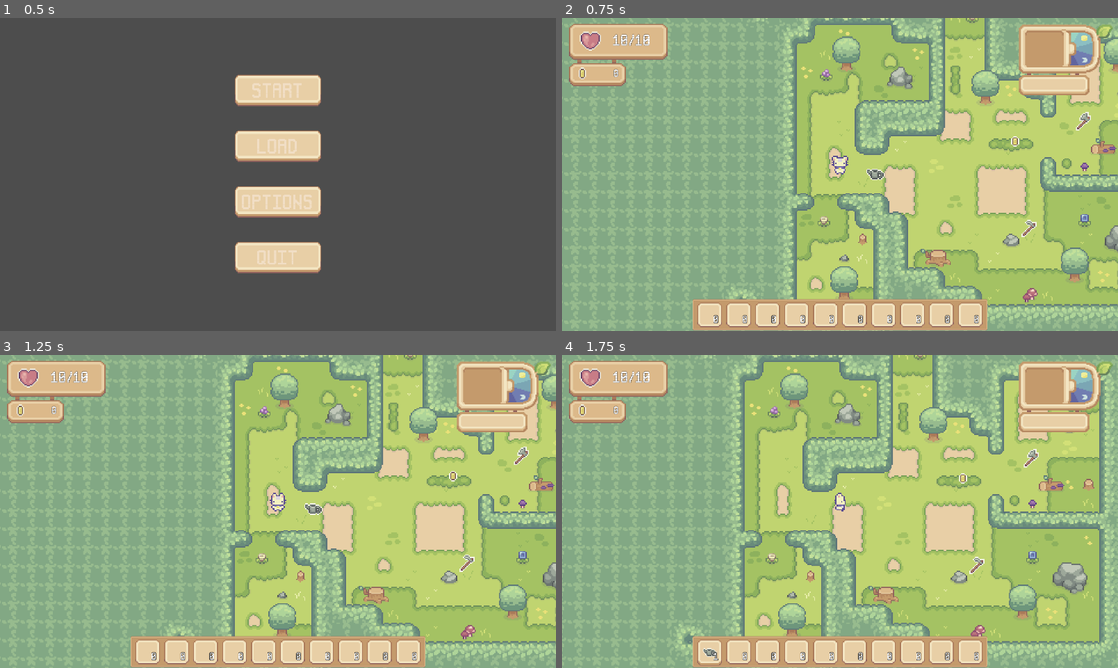
Above: before the commit, frames 1-4 (two rows, left to right).
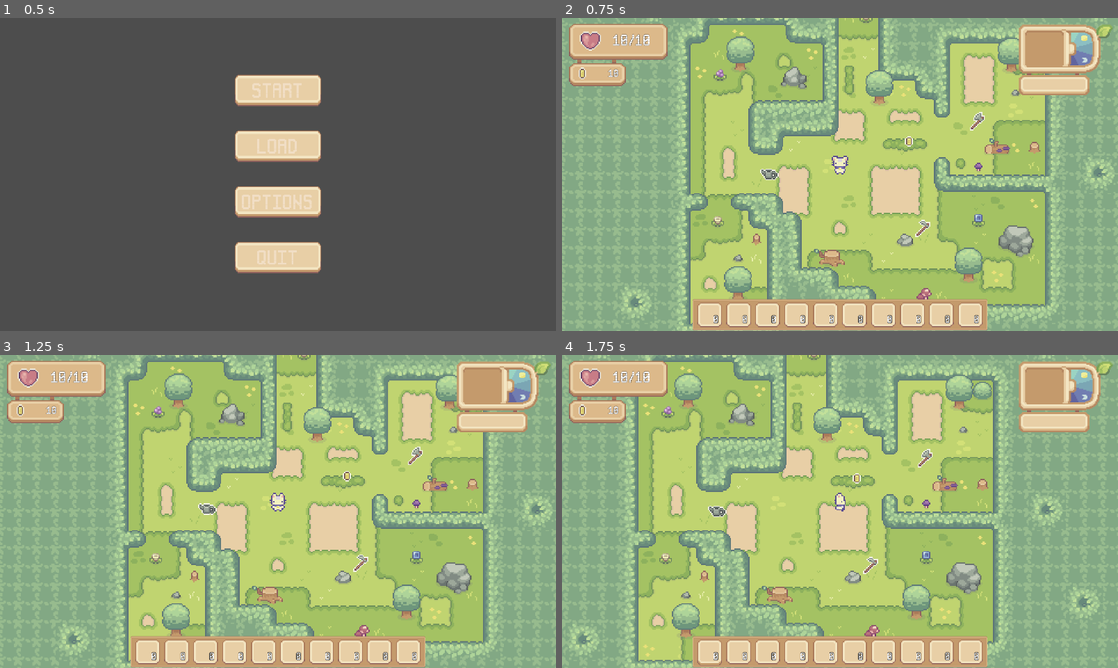
Above: after the commit, the same moments.

Repository: Tyler-Posella/Celestial-Horizons
Game: Godot game, scene res://Scenes/Game.tscn
Two runs of this game, one before a commit and one after it. Both use one fixed random seed, a clock stepped at 60 frames per second and the inputs below.
Inputs (mouse positions are in pixels of both pictures, inside the frame that each line leads up to):
- Up to frame 1 (0.5 s): no input
- Up to frame 2 (0.75 s): click "Load" at 0.5 s
- Up to frame 3 (1.25 s): no input
- Up to frame 4 (1.75 s): move the mouse to (712, 652) at 1.27 s; hold D (right) from 1.28 s (still down); tap 0 (0) at 1.35 s; click (712, 652) at 1.42 s; tap 1 (1) at 1.55 s

Frame 1 is identical in both runs. In frame 2, 54% of the frame differs, in the area x 8-100%, y 0-100%; in frame 3, 54%; in frame 4, 60%, in the area x 1-100%, y 0-100%.

Commit message:
Added coin saving and loading

Diff:
--- a/LocalData/PlayerData.json
+++ b/LocalData/PlayerData.json
@@ -3,14 +3,16 @@
 		{
 			"children": [],
 			"properties": {
-				"coin_count": 0
+				"coin_count": 10
 			},
-			"scene": "res://Scenes/Components/CurrencyComponent.tscn"
+			"scene": "res://Scenes/Components/CurrencyComponent.tscn",
+			"unique": true
 		}
 	],
 	"properties": {
-		"position": "(-91.66664, 0)"
+		"position": "(52.39173, -22.39171)"
 	},
 	"save_file_path": "res://LocalData/PlayerData.json",
-	"scene": "res://Scenes/Objects/Player.tscn"
+	"scene": "res://Scenes/Objects/Player.tscn",
+	"unique": true
 }
--- a/Scripts/Components/CurrencyComponent.gd
+++ b/Scripts/Components/CurrencyComponent.gd
@@ -33,6 +33,7 @@
 		"properties" : {
 			"coin_count" : coin_count
 		},
-		"children": children_data
+		"children": children_data,
+		"unique" : true
 	}
 	return save_dict
--- a/Scripts/Globals/SaveManager.gd
+++ b/Scripts/Globals/SaveManager.gd
@@ -9,9 +9,7 @@
 
 func save_node(node: Node) -> void:
 	# Initialize the dictionary to store the node's data
-	print_debug("Attempting to call " + str(node) + "'s save() function")
 	var node_data = node.save()
-	print_debug("Called " + str(node) + "'s save() function successfully")
 
 	# Initialize an empty array to store children's data
 	node_data["children"] = []
@@ -19,7 +17,6 @@
 	# Recursively process all the node's children
 	for child in node.get_children():
 		if child.has_method("save"):
-			print_debug("Saving child node: " + str(child))
 			var child_data = save_node_data(child)  # Separate helper function to handle recursion
 			node_data["children"].append(child_data)
 		else:
@@ -27,21 +24,17 @@
 
 	# Convert the node data (including children) to a JSON string.
 	var json_string = JSON.stringify(node_data, "\t")  # "\t" adds indentation for readability
-	print_debug("Obtained resulting json string: \n" + json_string)
 
 	# Write the JSON string to the specified file
-	print_debug("Attempting to write JSON data")
 	var file = FileAccess.open(node_data["save_file_path"], FileAccess.WRITE)
 	if file != null:
 		file.store_string(json_string)
 		file.close()
 	else:
 		print_debug("Failed to open file for saving: " + node_data["save_file_path"])
-	print_debug("JSON written successfully")
 
 # Helper function to save a node and return its data
 func save_node_data(node: Node) -> Dictionary:
-	print_debug("Saving node: " + str(node))
 
 	# Call the node's save method to get its data
 	var node_data = node.save()
@@ -60,16 +53,34 @@
 func load_node(file_path):
 	var node_data = load_node_data(file_path)
 	var node
+
 	# Step 1: Using the loaded JSON data, obtain the type of node and instantiate it
 	if(node_data["scene"] != null):
 		var new_node_scene = load(node_data["scene"]) # Get the root nodes type
 		node = new_node_scene.instantiate()
 		apply_loaded_properties_to_node(node, node_data)
-		return node
 	else:
 		print("Erorr! Node JSON data has no scene stored")
 
+	# Step 2: Load children nodes
+	if node_data.has("children"):
+		for child_data in node_data["children"]:
+			if(child_data["unique"] == true):
+				var child_scene_string = child_data["scene"]
+				var child_scene = load(child_scene_string)
+				var child_instance = child_scene.instantiate()
+				for child in node.get_children():
+					if child_instance.get_script() == child.get_script():
+						child.queue_free()
+				apply_loaded_properties_to_node(child_instance, child_data)
+				node.add_child(child_instance) # Add child instance to the parent node
+		return node
+	else:
+		print("Error! Node JSON data has no scene stored")
+
 func apply_loaded_properties_to_node(node: Node, loaded_data: Dictionary):
+	print("Assigning the following data to " + str(node))
+	print(loaded_data)
 	# Get the node's property list (includes all properties of the node)
 	var node_properties = node.get_property_list()
 	var loaded_properties = loaded_data["properties"]
@@ -77,9 +88,12 @@
 		# Check if the node has the property using `has_method()`
 		if node.has_method("set"):
 			# Set the property dynamically using `set()`
-			var string_value = loaded_properties[property_name]
-			var vector_value = parse_vector_string(string_value)
-			node.set(property_name, vector_value)
+			if(typeof(node.get(property_name)) != typeof(loaded_properties[property_name])):
+				var value = cast_to_type(node.get(property_name), loaded_properties[property_name])
+				node.set(property_name, value)
+				print("Set " + str(property_name) + " to " + str(value))
+			else:
+				node.set(property_name, loaded_properties[property_name])
 		else:
 			print("Node does not support setting property:", property_name)
 
@@ -116,3 +130,21 @@
 	else:
 		print("Error: Invalid vector format")
 		return Vector2() # or handle the error as needed
+
+
+func cast_to_type(value: Variant, to_cast: Variant) -> Variant:
+	match typeof(value):
+		TYPE_INT:
+			return int(to_cast) if typeof(to_cast) == TYPE_FLOAT or typeof(to_cast) == TYPE_STRING else null
+		TYPE_FLOAT:
+			return float(to_cast) if typeof(to_cast) == TYPE_INT or typeof(to_cast) == TYPE_STRING else null
+		TYPE_STRING:
+			return String(to_cast) if typeof(to_cast) == TYPE_INT or typeof(to_cast) == TYPE_FLOAT else null
+		TYPE_BOOL:
+			return bool(to_cast) if typeof(to_cast) == TYPE_INT or typeof(to_cast) == TYPE_FLOAT else null
+		TYPE_ARRAY:
+			return Array(to_cast) if typeof(to_cast) == TYPE_DICTIONARY else null
+		TYPE_DICTIONARY:
+			return Dictionary(to_cast) if typeof(to_cast) == TYPE_ARRAY else null
+		_:
+			return null  # Unsupported type for casting
--- a/Scripts/Objects/Player.gd
+++ b/Scripts/Objects/Player.gd
@@ -27,6 +27,10 @@
 
 # Functions
 func _ready():
+	for child in get_children():
+		if child is CurrencyComponent:
+			currency_component = child
+
 	Utils.set_player(self)
 	$ToolArea/Tool.set_disabled(true)
 	$ToolArea.monitorable = false
@@ -218,6 +222,7 @@
 		"properties" : {
 			"position" : position
 		},
-		"children": children_data
+		"children": children_data,
+		"unique" : true
 	}
 	return save_dict
--- a/Scripts/UI/PlayerUI.gd
+++ b/Scripts/UI/PlayerUI.gd
@@ -13,11 +13,13 @@
 
 # Functions
 func _ready():
+	player_currency = Utils.get_player().get_currency_component()
 	#Signal connections
 	Utils.get_player().coins_changed.connect(_on_coin_update)
 	Utils.get_player().health_changed.connect(_on_hp_update)
 	$CenterMenu.hide()
 	$HotbarRect.show()
+	$PlayerInfo/CoinContainer/CoinCounter.text = str(player_currency.get_coin_count())
 
 
 func menu_toggle():
